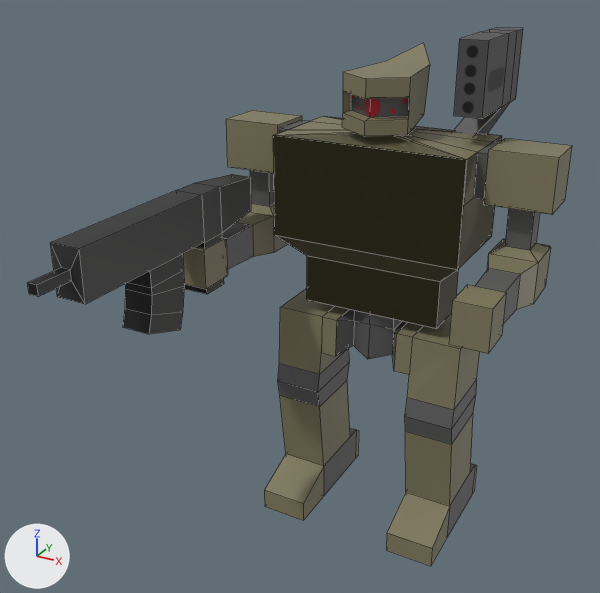
Before and after pictures for a commit that changed the Blender file models/player/player.blend.
One viewpoint serves both versions: a 50 mm camera at (7.2, -17.54, 14.08) aimed at (-0.71, -3.15, 6.88). Arrows for +X, +Y and +Z are at lower left; the lights stay in place. The first picture is the older version. Mesh edges are drawn as thin lines.

Objects in the first picture: 'ArmWeapon1', 'MechArm1', 'MechBody1', 'MechHead1', 'MechLegs1', 'Shoulder1'.
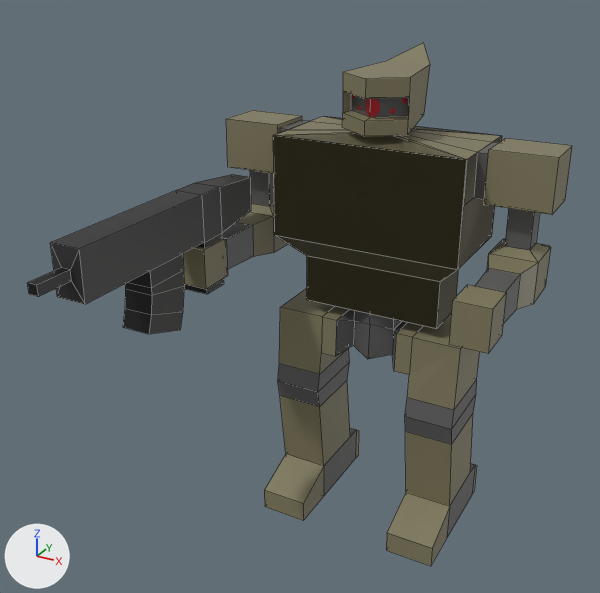
Where the change shows, as pixel boxes (x1, y1, x2, y2) in the pictures (600 x 593 px):
'Shoulder1', hidden: before (453, 27, 523, 136)

Diff of the bpy script that builds the scene:
```diff
--- a/models/player/player.blend.py
+++ b/models/player/player.blend.py
@@ ob_shoulder1 @@
 ob_shoulder1.location = (0.0, 0.0, 0.0)
+ob_shoulder1.hide_set(True)
```
